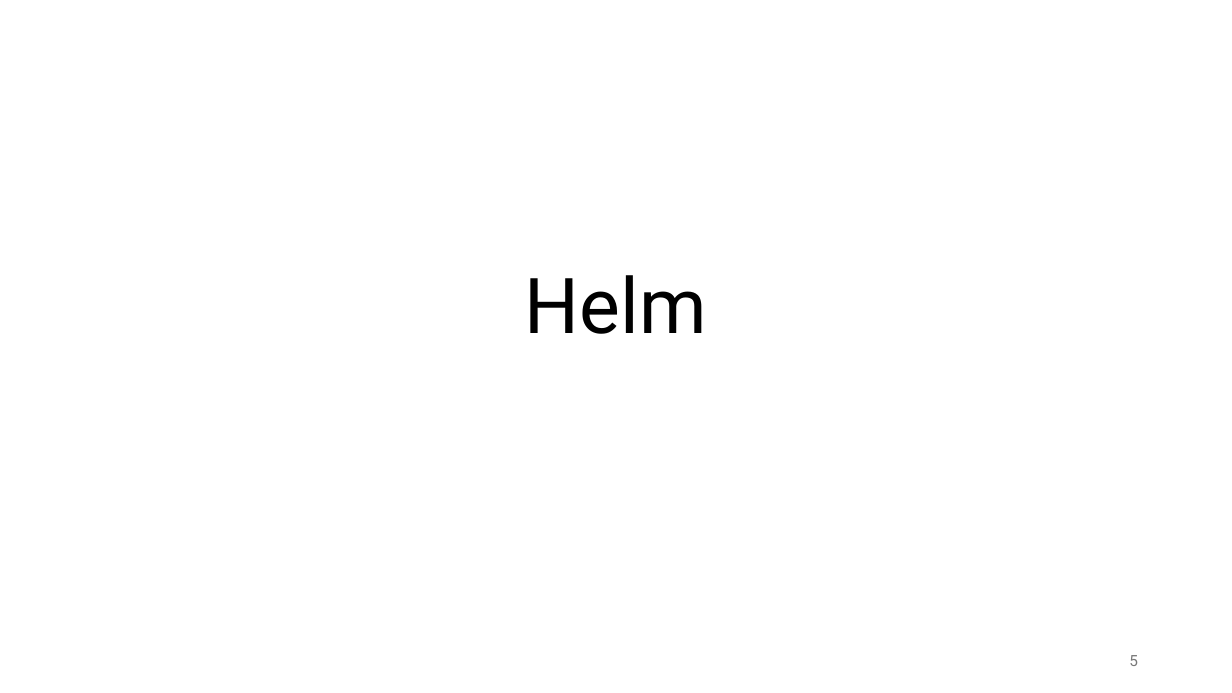
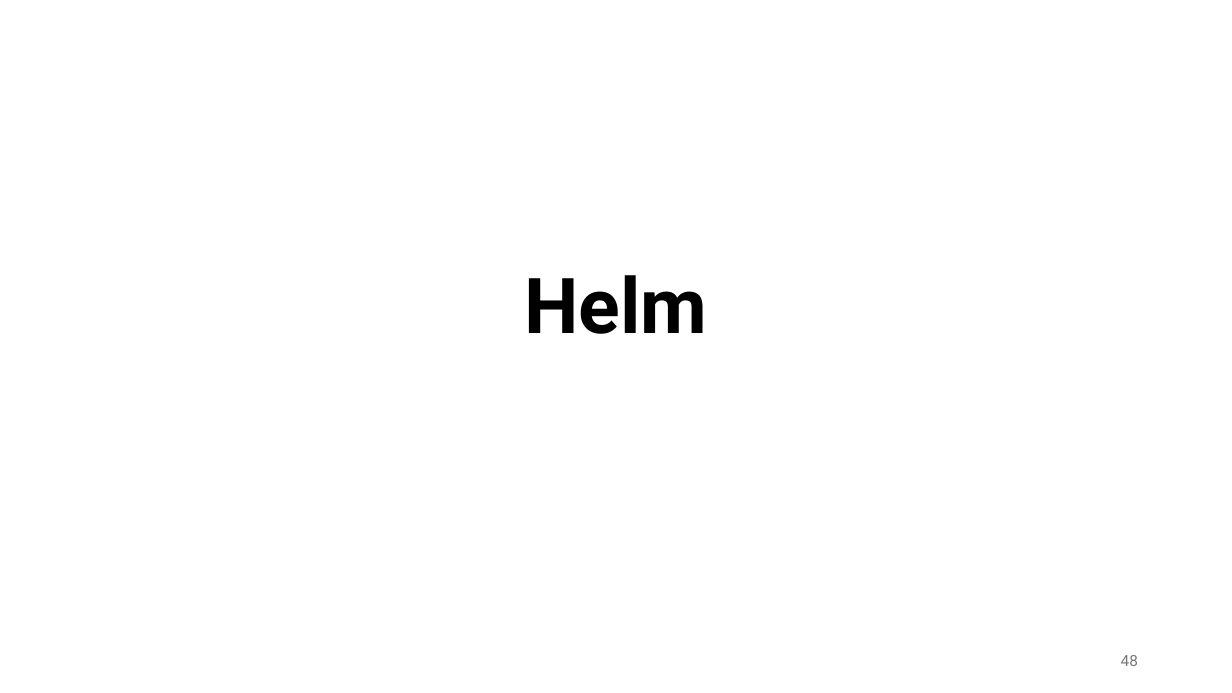
Before and after one commit to aldebarran22/CURSO_CPP_SERVICIOS_30H, a slide deck: slide 48 of doc/7_Despliegue_microservicios_docker_kubernetes.pptx (slide 5 before the commit). Drawn at 1232x693 pixels with LibreOffice and Linux fonts; fonts in the diff are those of the drawing. Boxes give left, top, right and bottom in pixels: in the first picture for what was removed or moved away, otherwise in the second. Text is boxed around its words. In the diff, an @@ line names an element or a change of style, - is before the commit and + after.

```diff
--- a/doc/7_Despliegue_microservicios_docker_kubernetes.pptx
+++ b/doc/7_Despliegue_microservicios_docker_kubernetes.pptx
@@ title "Helm" at <box>524,275,707,334</box>: bold on @@
@@ page number at <box>1121,655,1138,666</box>: text changed @@
-5
+48
```
Also in this commit, not shown: 1 other slide changed, 43 slides added, 18 other files.
